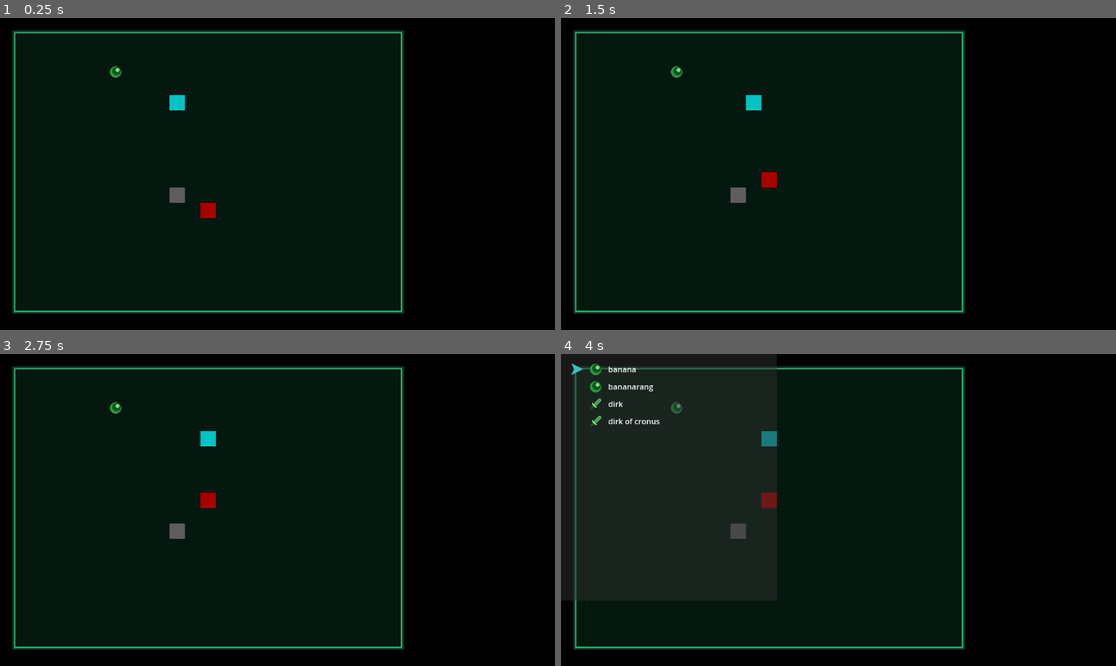
Above: before the commit, frames 1-4 (two rows, left to right).
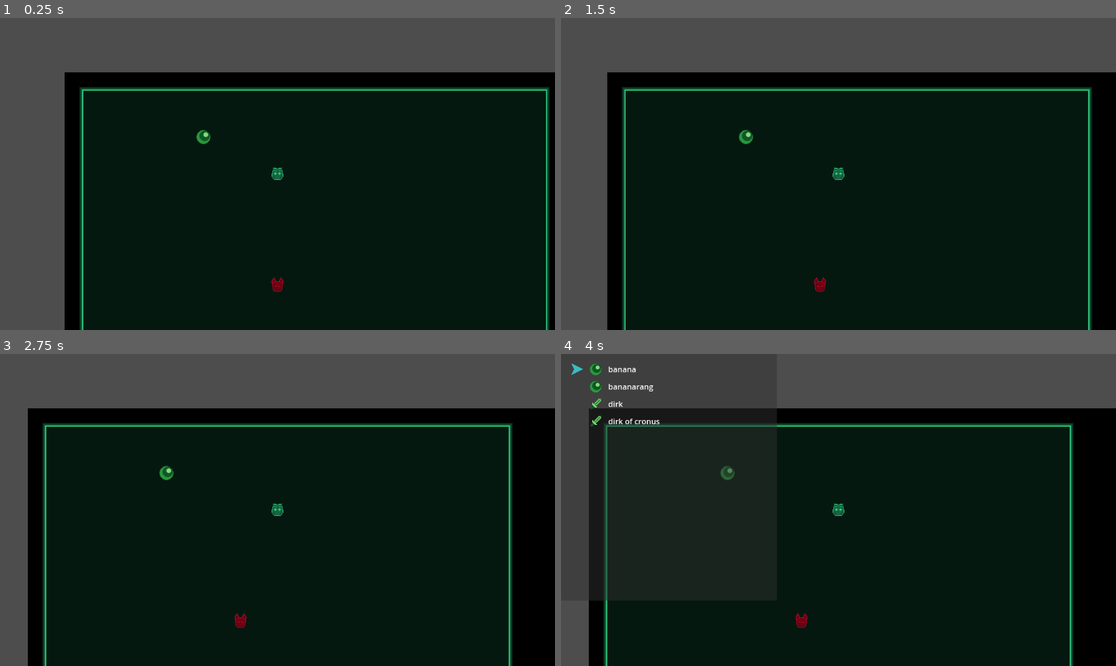
Above: after the commit, the same moments.

Repository: Xaklor/ldjam59
Game: Godot game, scene res://level/main.tscn
The game is run twice, just before and just after one commit, with the same random seed, the same clock (stepped at 60 frames per second) and the same inputs. The engine's default icon, where the game draws it, is replaced by a stand-in: a white triangle on a blue panel in a dark square.
Inputs:
- Up to frame 1 (0.25 s): no input
- Up to frame 2 (1.5 s): tap Enter at 0.5 s; hold Right (move_right) 0.53-1.28 s; tap Space at 1.25 s; hold V (face_button_down) from 1.28 s (still down)
- Up to frame 3 (2.75 s): tap Enter at 2 s; release V (face_button_down) at 2.03 s; hold Right (move_right) from 2.03 s (still down)
- Up to frame 4 (4 s): tap Space at 2.75 s; release Right (move_right) at 2.78 s; hold X (face_button_up) 2.78-3.53 s; tap Enter at 3.5 s; hold C (face_button_left) from 3.53 s (still down)

The runs differ from the first frame. In frame 1, 31% of the frame differs, in the area x 0-100%, y 0-100%; in frame 2, 28%; in frame 3, 25%; in frame 4, 25%.

Commit message:
swapped entity sprites and camera follows player now

Diff:
--- /dev/null
+++ b/entities/echo.gdshader
@@ -0,0 +1,22 @@
+shader_type canvas_item;
+
+uniform float thickness = 0.05;
+uniform float speed = 0.5;
+uniform float max_radius = 0.3;
+uniform vec4 color : source_color = vec4(1.0);
+
+uniform float time = 0.0;
+
+void fragment() {
+    float dist = distance(UV, vec2(0.5));
+
+    float radius = time * speed;
+
+    float fade_start = max_radius * 0.3;
+    float fade = 1.0 - smoothstep(fade_start, max_radius, radius);
+
+    float ring = 1.0 - smoothstep(0.0, thickness, abs(dist - radius));
+    float alpha = ring * fade;
+
+    COLOR = vec4(color.rgb, color.a * alpha);
+}
--- a/entities/player.tscn
+++ b/entities/player.tscn
@@ -1,22 +1,21 @@
-[gd_scene load_steps=4 format=3 uid="uid://cnx1by327ssap"]
+[gd_scene format=3 uid="uid://cnx1by327ssap"]
 
 [ext_resource type="Script" uid="uid://bmdxia6ckn02f" path="res://entities/player.gd" id="1_merdl"]
-[ext_resource type="PackedScene" uid="uid://ddcxe0s42qvde" path="res://ui/item_menu.tscn" id="2_b0kkn"]
+[ext_resource type="PackedScene" path="res://ui/item_menu.tscn" id="2_b0kkn"]
+[ext_resource type="Texture2D" uid="uid://cwjt688k7qe1r" path="res://assets/player.png" id="3_e4p34"]
 
 [sub_resource type="RectangleShape2D" id="RectangleShape2D_u3f3p"]
 size = Vector2(32, 32)
 
-[node name="player" type="Area2D"]
+[node name="player" type="Area2D" unique_id=1348471116]
 script = ExtResource("1_merdl")
 item_menu = ExtResource("2_b0kkn")
 
-[node name="hitbox" type="CollisionShape2D" parent="."]
+[node name="hitbox" type="CollisionShape2D" parent="." unique_id=1309973269]
 shape = SubResource("RectangleShape2D_u3f3p")
 
-[node name="color" type="ColorRect" parent="."]
-offset_left = -16.0
-offset_top = -16.0
-offset_right = 16.0
-offset_bottom = 16.0
-mouse_filter = 2
-color = Color(0, 0.77, 0.77, 1)
+[node name="Sprite2D" type="Sprite2D" parent="." unique_id=1194847217]
+texture = ExtResource("3_e4p34")
+
+[node name="Camera2D" type="Camera2D" parent="." unique_id=254625994]
+zoom = Vector2(1.2, 1.2)
--- a/entities/sleepy.gd
+++ b/entities/sleepy.gd
@@ -4,6 +4,7 @@
 @onready var player = main.get_node("player")
 @onready var tile_map: TileMapLayer = get_tree().get_root().get_node("main").get_node("tile_map")
 @onready var wake_up_sound = $AudioStreamPlayer
+@onready var animation = $AnimatedSprite2D
 
 var echo = preload("res://ui/echo.gd")
 
@@ -16,6 +17,7 @@
 func _ready():
 	player.ping.connect(on_player_ping)
 	grid_pos = tile_map.local_to_map(position)
+	animation.play("asleep")
 
 # per-frame processing
 func _process(delta: float):
@@ -45,6 +47,7 @@
 		wake_up_sound.play()
 		echo.spawn(get_tree(), global_position, Color.RED)
 		asleep = false
+		animation.play("awake")
 		pinged = false
 
 
--- a/entities/sleepy.tscn
+++ b/entities/sleepy.tscn
@@ -1,23 +1,41 @@
-[gd_scene load_steps=4 format=3 uid="uid://r5mfptjb57cb"]
+[gd_scene format=3 uid="uid://r5mfptjb57cb"]
 
 [ext_resource type="Script" uid="uid://buh4g4vo185mb" path="res://entities/sleepy.gd" id="1_0wkjs"]
-[ext_resource type="AudioStream" uid="uid://c8r7oqvty6e61" path="res://assets/random.wav" id="2_bmyvh"]
+[ext_resource type="AudioStream" uid="uid://cs8q3020urt35" path="res://assets/random.wav" id="2_bmyvh"]
+[ext_resource type="Texture2D" uid="uid://rhgh2bjf7a14" path="res://assets/sleeper-active.png" id="3_5o7pj"]
+[ext_resource type="Texture2D" uid="uid://cvawmeqeaayi1" path="res://assets/sleeper-inactive.png" id="4_54rl5"]
 
 [sub_resource type="RectangleShape2D" id="RectangleShape2D_bmyvh"]
 size = Vector2(32, 32)
 
-[node name="sleepy" type="Area2D" groups=["enemies"]]
+[sub_resource type="SpriteFrames" id="SpriteFrames_5pdnw"]
+animations = [{
+"frames": [{
+"duration": 1.0,
+"texture": ExtResource("4_54rl5")
+}],
+"loop": true,
+"name": &"asleep",
+"speed": 5.0
+}, {
+"frames": [{
+"duration": 1.0,
+"texture": ExtResource("3_5o7pj")
+}],
+"loop": true,
+"name": &"awake",
+"speed": 5.0
+}]
+
+[node name="sleepy" type="Area2D" unique_id=270327812 groups=["enemies"]]
 script = ExtResource("1_0wkjs")
 
-[node name="hitbox" type="CollisionShape2D" parent="."]
+[node name="hitbox" type="CollisionShape2D" parent="." unique_id=760753289]
 shape = SubResource("RectangleShape2D_bmyvh")
 
-[node name="color" type="ColorRect" parent="."]
-offset_left = -16.0
-offset_top = -16.0
-offset_right = 16.0
-offset_bottom = 16.0
-color = Color(0.37, 0.37, 0.37, 1)
+[node name="AudioStreamPlayer" type="AudioStreamPlayer" parent="." unique_id=1192015818]
+stream = ExtResource("2_bmyvh")
 
-[node name="AudioStreamPlayer" type="AudioStreamPlayer" parent="."]
-stream = ExtResource("2_bmyvh")
+[node name="AnimatedSprite2D" type="AnimatedSprite2D" parent="." unique_id=1465377098]
+sprite_frames = SubResource("SpriteFrames_5pdnw")
+animation = &"asleep"
--- a/entities/stabby.tscn
+++ b/entities/stabby.tscn
@@ -1,19 +1,16 @@
-[gd_scene load_steps=3 format=3 uid="uid://dgll4nlcltkvv"]
+[gd_scene format=3 uid="uid://dgll4nlcltkvv"]
 
 [ext_resource type="Script" uid="uid://cc4ew6vqbdhuh" path="res://entities/stabby.gd" id="1_1pa3r"]
+[ext_resource type="Texture2D" uid="uid://c4t7bfkccrw6j" path="res://assets/stabby.png" id="2_emnyu"]
 
 [sub_resource type="RectangleShape2D" id="RectangleShape2D_4xful"]
 size = Vector2(32, 32)
 
-[node name="stabby" type="Area2D" groups=["enemies"]]
+[node name="stabby" type="Area2D" unique_id=876780094 groups=["enemies"]]
 script = ExtResource("1_1pa3r")
 
-[node name="hitbox" type="CollisionShape2D" parent="."]
+[node name="hitbox" type="CollisionShape2D" parent="." unique_id=467540853]
 shape = SubResource("RectangleShape2D_4xful")
 
-[node name="color" type="ColorRect" parent="."]
-offset_left = -16.0
-offset_top = -16.0
-offset_right = 16.0
-offset_bottom = 16.0
-color = Color(0.666667, 0, 0, 1)
+[node name="Sprite2D" type="Sprite2D" parent="." unique_id=964124077]
+texture = ExtResource("2_emnyu")
Binary file added: assets/player.png
Binary file added: assets/sleeper-active.png
Binary file added: assets/sleeper-inactive.png
